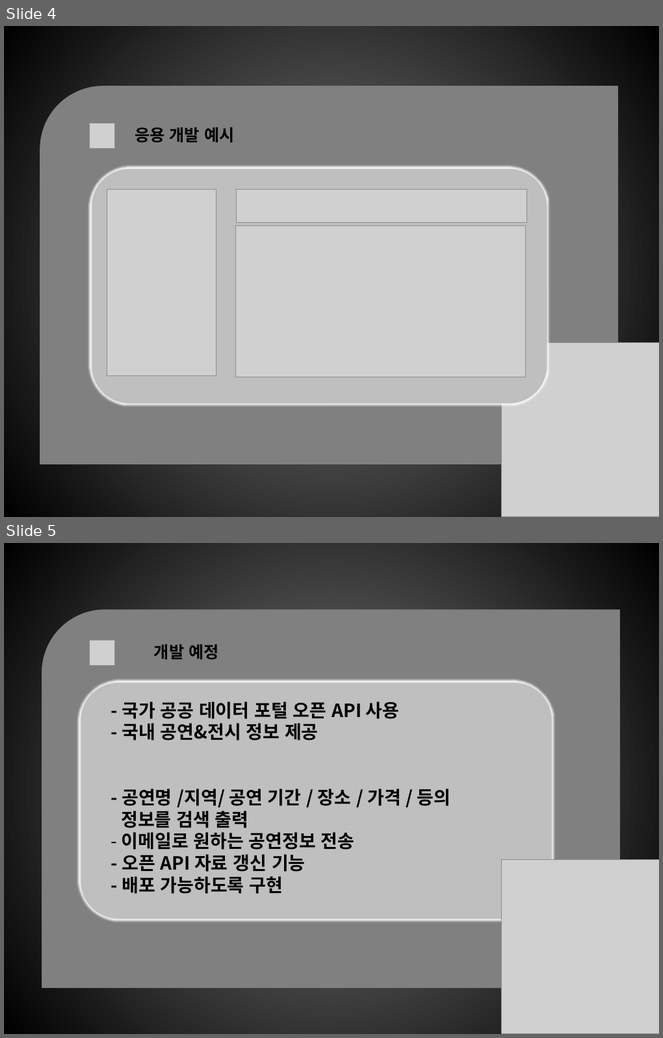
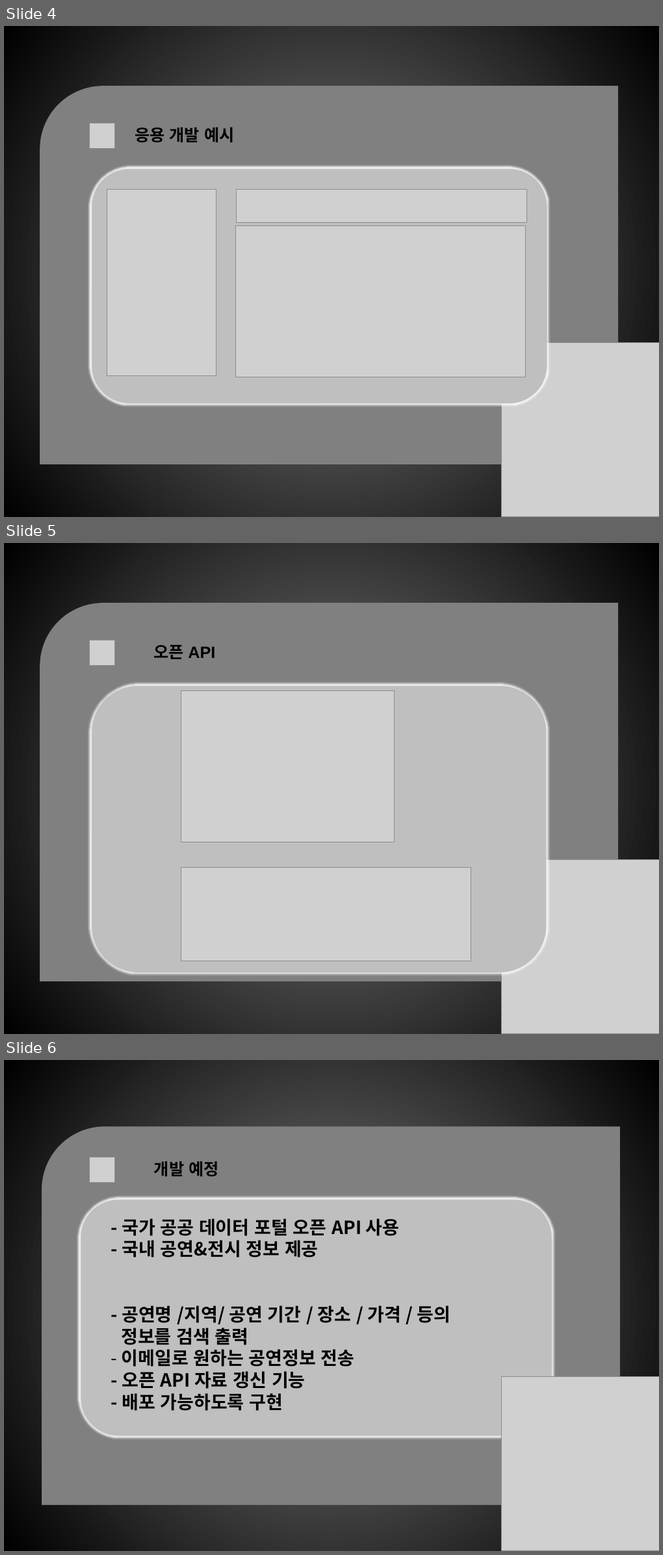
Before and after one commit to bloodydagger/ScriptProJect, a slide deck: 2009180020배태민스크립트언어.pptx. Shown one above the other, each under a label of ours: slides 4 and 5 before the commit, slides 4, 5 and 6 after it. The pictures are 663x1038 and 663x1555 pixels, drawn with LibreOffice and Linux fonts; fonts in the diff are those of the drawing; grey boxes stand for pictures. Boxes give left, top, right and bottom in pixels: in the first picture for what was removed or moved away, otherwise in the second. Text is boxed around its words. In the diff, an @@ line names an element or a change of style, - is before the commit and + after.

```diff
--- a/2009180020배태민스크립트언어.pptx
+++ b/2009180020배태민스크립트언어.pptx
@@ slide 5 added at box(4, 543, 659, 1034), background gradient #7F7F7F to #000000 @@
@@ round diag rect added at box(40, 603, 619, 982), fill #808080 @@
@@ picture added at box(89, 640, 114, 665) @@
@@ text added at box(154, 645, 215, 659), 18 pt, text #000000, bold @@
+오픈 API
@@ rounded rectangle added at box(89, 684, 549, 975), fill #BFBFBF, outline #FFFFFF 4.5 pt @@
@@ picture added at box(181, 691, 395, 842) @@
@@ picture added at box(181, 868, 472, 962) @@
@@ picture added at box(502, 860, 659, 1034) @@
@@ what was slide 5 is now slide 6 @@
```
